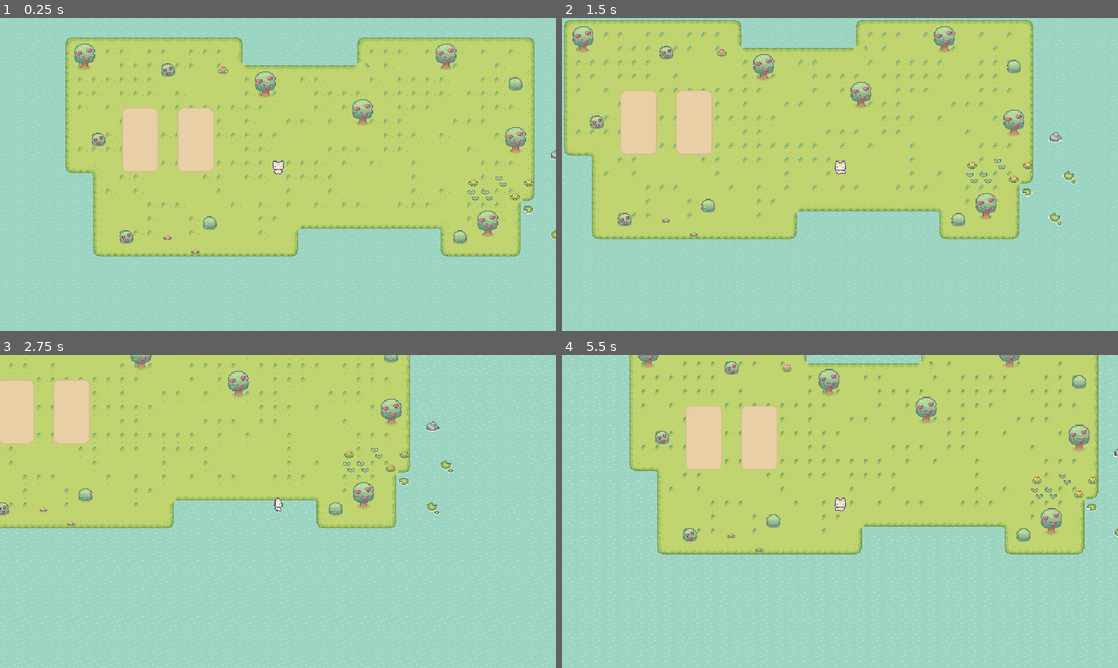
Above: before the commit, frames 1-4 (two rows, left to right).
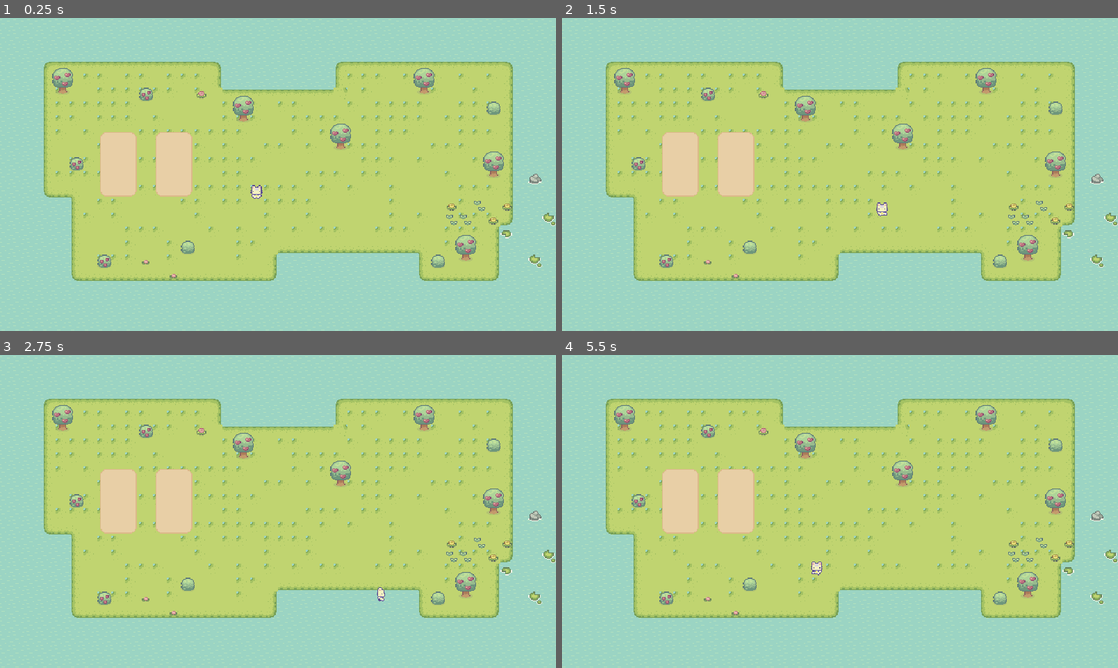
Above: after the commit, the same moments.

Repository: ehoang0106/sprout_land
Game: Godot game, scene res://scenes/test/test_scene_player.tscn
Same seed, same stepped clock (60 frames per second), same inputs: the game is played once before the commit and once after it.
Inputs (mouse positions are in pixels of both pictures, inside the frame that each line leads up to):
- Up to frame 1 (0.25 s): no input
- Up to frame 2 (1.5 s): move the mouse to (962, 158) at 0.52 s; hold D (walk_right) 0.53-1.28 s; click (962, 158) at 0.6 s; move the mouse to (728, 190) at 1.27 s; hold S (walk_down) from 1.28 s (still down); click (728, 190) at 1.35 s
- Up to frame 3 (2.75 s): move the mouse to (333, 442) at 2.02 s; release S (walk_down) at 2.03 s; hold D (walk_right) from 2.03 s (still down); click (333, 442) at 2.1 s
- Up to frame 4 (5.5 s): move the mouse to (812, 574) at 2.77 s; release D (walk_right) at 2.78 s; hold W (walk_up) 2.78-3.53 s; click (812, 574) at 2.85 s; move the mouse to (1006, 558) at 3.52 s; hold A (walk_left) 3.53-5.03 s; click (1006, 558) at 3.6 s; move the mouse to (673, 464) at 4.27 s; click (673, 464) at 4.35 s; move the mouse to (867, 511) at 5.02 s; hold S (walk_down) from 5.03 s (still down); click (867, 511) at 5.1 s

The runs differ from the first frame. In frame 1, 31% of the frame differs, in the area x 7-100%, y 6-84%; in frame 2, 41%; in frame 3, 54%, in the area x 0-100%, y 0-84%; in frame 4, 46%.

Commit message:
add tilling state

Diff:
--- a/project.godot
+++ b/project.godot
@@ -51,6 +51,11 @@
 , Object(InputEventKey,"resource_local_to_scene":false,"resource_name":"","device":-1,"window_id":0,"alt_pressed":false …(186 unchanged characters)…
 ]
 }
+hit={
+"deadzone": 0.2,
+"events": [Object(InputEventMouseButton,"resource_local_to_scene":false,"resource_name":"","device":-1,"window_id":0,"alt_pressed":false,"shift_pressed":false,"ctrl_pressed":false,"meta_pressed":false,"button_mask":1,"position":Vector2(181, 22),"global_position":Vector2(190, 70),"factor":1.0,"button_index":1,"canceled":false,"pressed":true,"double_click":false,"script":null)
+]
+}
 
 [rendering]
 
--- a/scenes/characters/player/idle_state.gd
+++ b/scenes/characters/player/idle_state.gd
@@ -10,13 +10,13 @@
 
 func _on_physics_process(_delta : float) -> void:
 
-	if player.play_direction == Vector2.UP:
+	if player.player_direction == Vector2.UP:
 		animated_srpite_2d.play("idle_back")
-	elif player.play_direction == Vector2.RIGHT:
+	elif player.player_direction == Vector2.RIGHT:
 		animated_srpite_2d.play("idle_right")
-	elif player.play_direction == Vector2.LEFT:
+	elif player.player_direction == Vector2.LEFT:
 		animated_srpite_2d.play("idle_left")
-	elif player.play_direction == Vector2.DOWN:
+	elif player.player_direction == Vector2.DOWN:
 		animated_srpite_2d.play("idle_front")
 	else:
 		animated_srpite_2d.play("idle_front")
@@ -28,7 +28,10 @@
 	GameInputEvents.movement_input()
 	if GameInputEvents.is_movement_input():
 		transition.emit("Walk")
-	pass
+	if player.current_tool == DataTypes.Tools.AxeWood && GameInputEvents.use_tool():
+		transition.emit("Chopping")
+	if player.current_tool == DataTypes.Tools.TillGround && GameInputEvents.use_tool():
+		transition.emit("Tilling")
 
 
 func _on_enter() -> void:
--- a/scenes/characters/player/player.gd
+++ b/scenes/characters/player/player.gd
@@ -1,3 +1,5 @@
 class_name Player extends CharacterBody2D
 
-var play_direction: Vector2
+@export var current_tool : DataTypes.Tools = DataTypes.Tools.None
+
+var player_direction: Vector2
--- a/scenes/characters/player/player.tscn
+++ b/scenes/characters/player/player.tscn
@@ -7,6 +7,7 @@
 [ext_resource type="Script" uid="uid://bqwvs8bvx3xce" path="res://scenes/characters/player/idle_state.gd" id="4_qd3e3"]
 [ext_resource type="Script" uid="uid://4mfx6drwngkm" path="res://scenes/characters/player/walk_state.gd" id="5_qd3e3"]
 [ext_resource type="Script" uid="uid://dydd344jbjkj3" path="res://scenes/characters/player/chopping_state.gd" id="7_mk55u"]
+[ext_resource type="Script" uid="uid://brj6x4gl2judl" path="res://scenes/characters/player/tilling_state.gd" id="8_xuses"]
 
 [sub_resource type="AtlasTexture" id="AtlasTexture_hss88"]
 atlas = ExtResource("1_t61fv")
@@ -177,7 +178,7 @@
 "duration": 1.0,
 "texture": SubResource("AtlasTexture_qd3e3")
 }],
-"loop": true,
+"loop": false,
 "name": &"chopping_back",
 "speed": 3.0
 }, {
@@ -188,7 +189,7 @@
 "duration": 1.0,
 "texture": SubResource("AtlasTexture_mk55u")
 }],
-"loop": true,
+"loop": false,
 "name": &"chopping_front",
 "speed": 3.0
 }, {
@@ -199,7 +200,7 @@
 "duration": 1.0,
 "texture": SubResource("AtlasTexture_42irl")
 }],
-"loop": true,
+"loop": false,
 "name": &"chopping_left",
 "speed": 3.0
 }, {
@@ -210,7 +211,7 @@
 "duration": 1.0,
 "texture": SubResource("AtlasTexture_djydg")
 }],
-"loop": true,
+"loop": false,
 "name": &"chopping_right",
 "speed": 3.0
 }, {
@@ -265,7 +266,7 @@
 "duration": 1.0,
 "texture": SubResource("AtlasTexture_tebod")
 }],
-"loop": true,
+"loop": false,
 "name": &"tilling_back",
 "speed": 3.0
 }, {
@@ -276,7 +277,7 @@
 "duration": 1.0,
 "texture": SubResource("AtlasTexture_3hnlq")
 }],
-"loop": true,
+"loop": false,
 "name": &"tilling_front",
 "speed": 3.0
 }, {
@@ -287,7 +288,7 @@
 "duration": 1.0,
 "texture": SubResource("AtlasTexture_u6wme")
 }],
-"loop": true,
+"loop": false,
 "name": &"tilling_left",
 "speed": 3.0
 }, {
@@ -298,7 +299,7 @@
 "duration": 1.0,
 "texture": SubResource("AtlasTexture_2v4cy")
 }],
-"loop": true,
+"loop": false,
 "name": &"tilling_right",
 "speed": 3.0
 }, {
@@ -396,13 +397,13 @@
 
 [node name="Player" type="CharacterBody2D"]
 script = ExtResource("1_6avc5")
+current_tool = 2
 
 [node name="AnimatedSprite2D" type="AnimatedSprite2D" parent="."]
 position = Vector2(0, -8)
 sprite_frames = SubResource("SpriteFrames_omk8d")
-animation = &"idle_front"
+animation = &"tilling_right"
 autoplay = "idle_front"
-frame_progress = 0.270613
 
 [node name="CollisionShape2D" type="CollisionShape2D" parent="."]
 position = Vector2(0, -9)
@@ -422,7 +423,12 @@
 player = NodePath("../..")
 animated_sprite_2d = NodePath("../../AnimatedSprite2D")
 
-[node name="Chopping" type="Node2D" parent="StateMachine"]
+[node name="Chopping" type="Node2D" parent="StateMachine" node_paths=PackedStringArray("player", "animated_sprite_2d")]
 script = ExtResource("7_mk55u")
-
-[node name="Camera2D" type="Camera2D" parent="."]
+player = NodePath("../..")
+animated_sprite_2d = NodePath("../../AnimatedSprite2D")
+
+[node name="Tilling" type="Node2D" parent="StateMachine" node_paths=PackedStringArray("player", "animated_sprite_2d")]
+script = ExtResource("8_xuses")
+player = NodePath("../..")
+animated_sprite_2d = NodePath("../../AnimatedSprite2D")
--- a/assets/game/objects/Free_Chicken_House.png.import
+++ b/scenes/characters/player/tilling_state.gd
@@ -1,34 +1,34 @@
-[remap]
+extends NodeState
 
-importer="texture"
-type="CompressedTexture2D"
-uid="uid://cr6nmk8bh81tm"
-path="res://.godot/imported/Free_Chicken_House.png-5bad4a77b6f332fd2fdcf6ac34ab5c46.ctex"
-metadata={
-"vram_texture": false
-}
+@export var player : Player
+@export var animated_sprite_2d : AnimatedSprite2D
 
-[deps]
 
-source_file="res://assets/objects/Free_Chicken_House.png"
-dest_files=["res://.godot/imported/Free_Chicken_House.png-5bad4a77b6f332fd2fdcf6ac34ab5c46.ctex"]
+func _on_process(_delta : float) -> void:
+	pass
 
-[params]
 
-compress/mode=0
-compress/high_quality=false
-compress/lossy_quality=0.7
-compress/hdr_compression=1
-compress/normal_map=0
-compress/channel_pack=0
-mipmaps/generate=false
-mipmaps/limit=-1
-roughness/mode=0
-roughness/src_normal=""
-process/fix_alpha_border=true
-process/premult_alpha=false
-process/normal_map_invert_y=false
-process/hdr_as_srgb=false
-process/hdr_clamp_exposure=false
-process/size_limit=0
-detect_3d/compress_to=1
+func _on_physics_process(_delta : float) -> void:
+	pass
+
+
+func _on_next_transitions() -> void:
+	if !animated_sprite_2d.is_playing():
+		transition.emit("Idle")
+
+
+func _on_enter() -> void:
+	if player.player_direction == Vector2.UP:
+		animated_sprite_2d.play("tilling_back")
+	elif player.player_direction == Vector2.DOWN:
+		animated_sprite_2d.play("tilling_front")
+	elif player.player_direction == Vector2.RIGHT:
+		animated_sprite_2d.play("tilling_right")
+	elif player.player_direction == Vector2.LEFT:
+		animated_sprite_2d.play("tilling_left")
+	else:
+		animated_sprite_2d.play("tilling_front")
+
+
+func _on_exit() -> void:
+	animated_sprite_2d.stop()
--- a/scenes/characters/player/walk_state.gd
+++ b/scenes/characters/player/walk_state.gd
@@ -21,7 +21,7 @@
 		animated_sprite_2d.play("walk_front")
 
 	if direction != Vector2.ZERO:
-		player.play_direction = direction
+		player.player_direction = direction
 
 	player.velocity = direction * speed
 	player.move_and_slide()
--- a/scripts/game_input_events.gd
+++ b/scripts/game_input_events.gd
@@ -22,3 +22,9 @@
 		return false
 	else:
 		return true
+
+
+static func use_tool() -> bool:
+	var use_tool_value : bool = Input.is_action_just_pressed("hit")
+
+	return use_tool_value
--- /dev/null
+++ b/scripts/globals/data_types.gd
@@ -0,0 +1,10 @@
+class_name DataTypes
+
+enum Tools {
+	None,
+	AxeWood,
+	TillGround,
+	WaterCrops,
+	PlantCorn,
+	PlantTomato
+}
--- a/scripts/state_machine/node_state_machine.gd
+++ b/scripts/state_machine/node_state_machine.gd
@@ -33,7 +33,7 @@
 	if current_node_state:
 		current_node_state._on_physics_process(delta)
 		current_node_state._on_next_transitions()
-		#print(parent_node_name, " Current State: ", current_node_state_name)
+		print(parent_node_name, " Current State: ", current_node_state_name)
 
 
 func transition_to(node_state_name : String) -> void:
Not shown: 1 places in scenes/characters/player/player.tscn that only renumber resources
Not shown, added: scenes/characters/player/tilling_state.gd.uid
Not shown, added: scripts/globals/data_types.gd.uid
